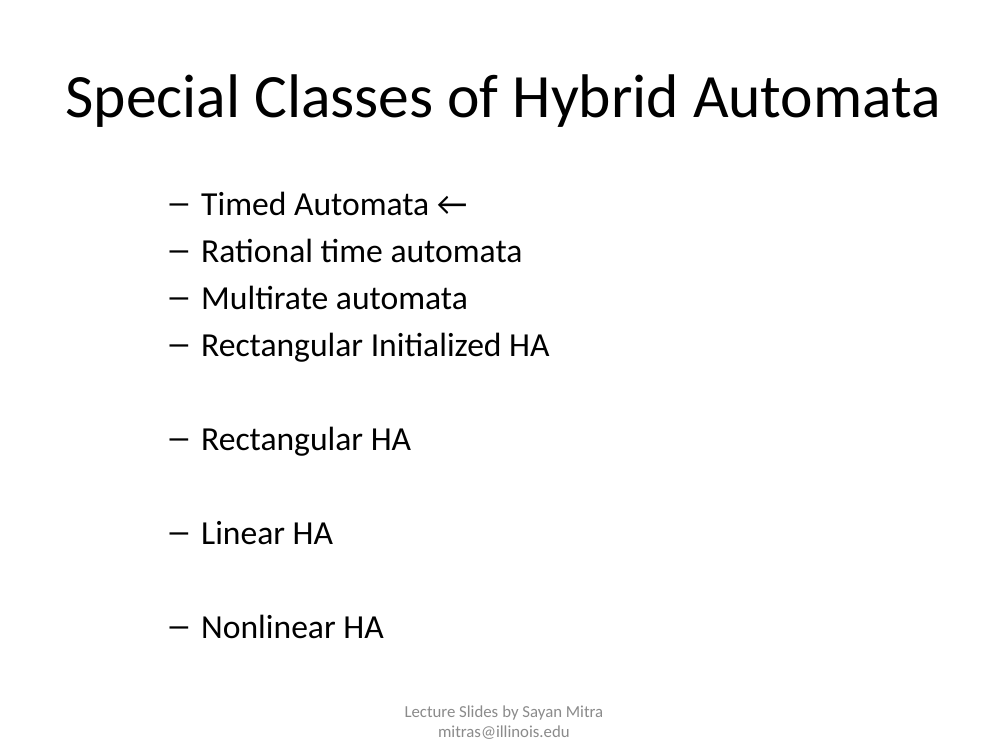
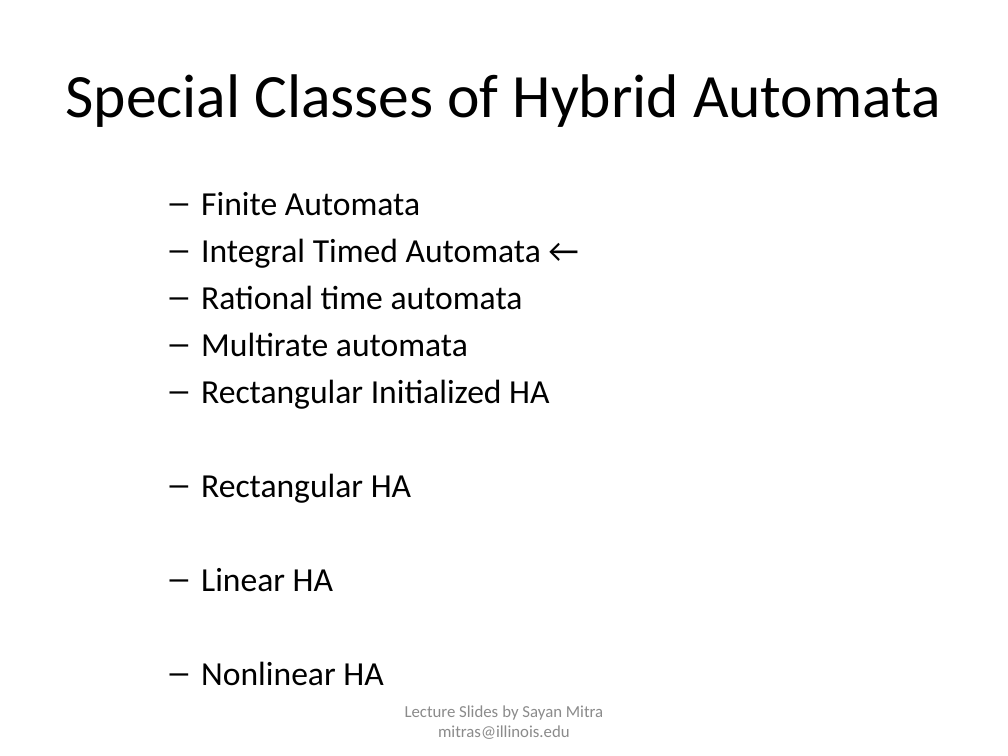
Before and after one commit to sayanmitracode/cpsbooksite, a slide deck: slide 23 of Slides/ReachabilityTimedAutomata21.pptx (slide 21 before the commit). Drawn at 1008x756 pixels with LibreOffice and Linux fonts; fonts in the diff are those of the drawing. Boxes give left, top, right and bottom in pixels: in the first picture for what was removed or moved away, otherwise in the second. Text is boxed around its words. In the diff, an @@ line names an element or a change of style, - is before the commit and + after.

```diff
--- a/Slides/ReachabilityTimedAutomata21.pptx
+++ b/Slides/ReachabilityTimedAutomata21.pptx
@@ text at (x1=201, y1=192, x2=541, y2=268): text changed @@
-  – Timed Automata ←
+  – Finite Automata
+  – Integral Timed Automata ←
```
Also in this commit, not shown: 4 other slides changed, 3 slides added, 5 other files.
